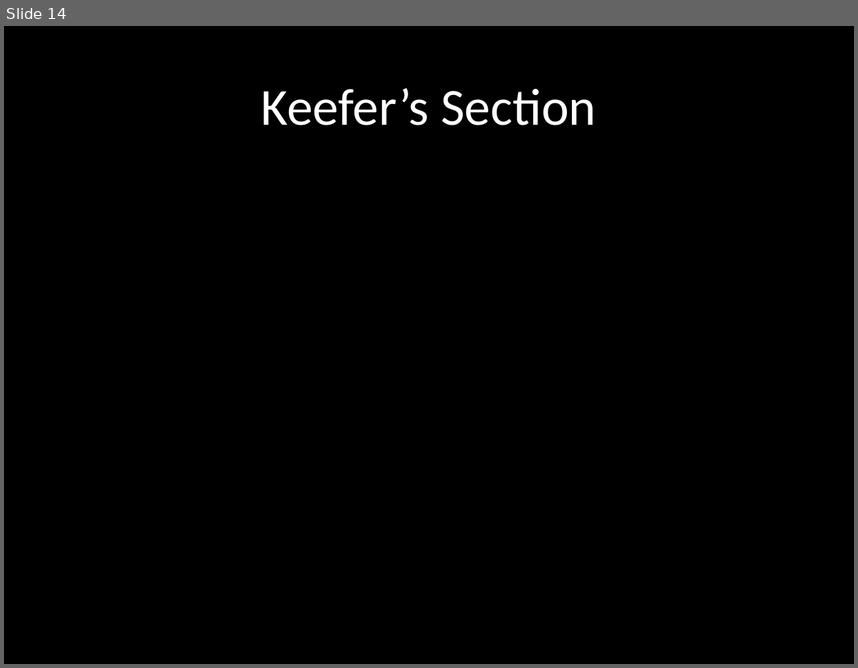
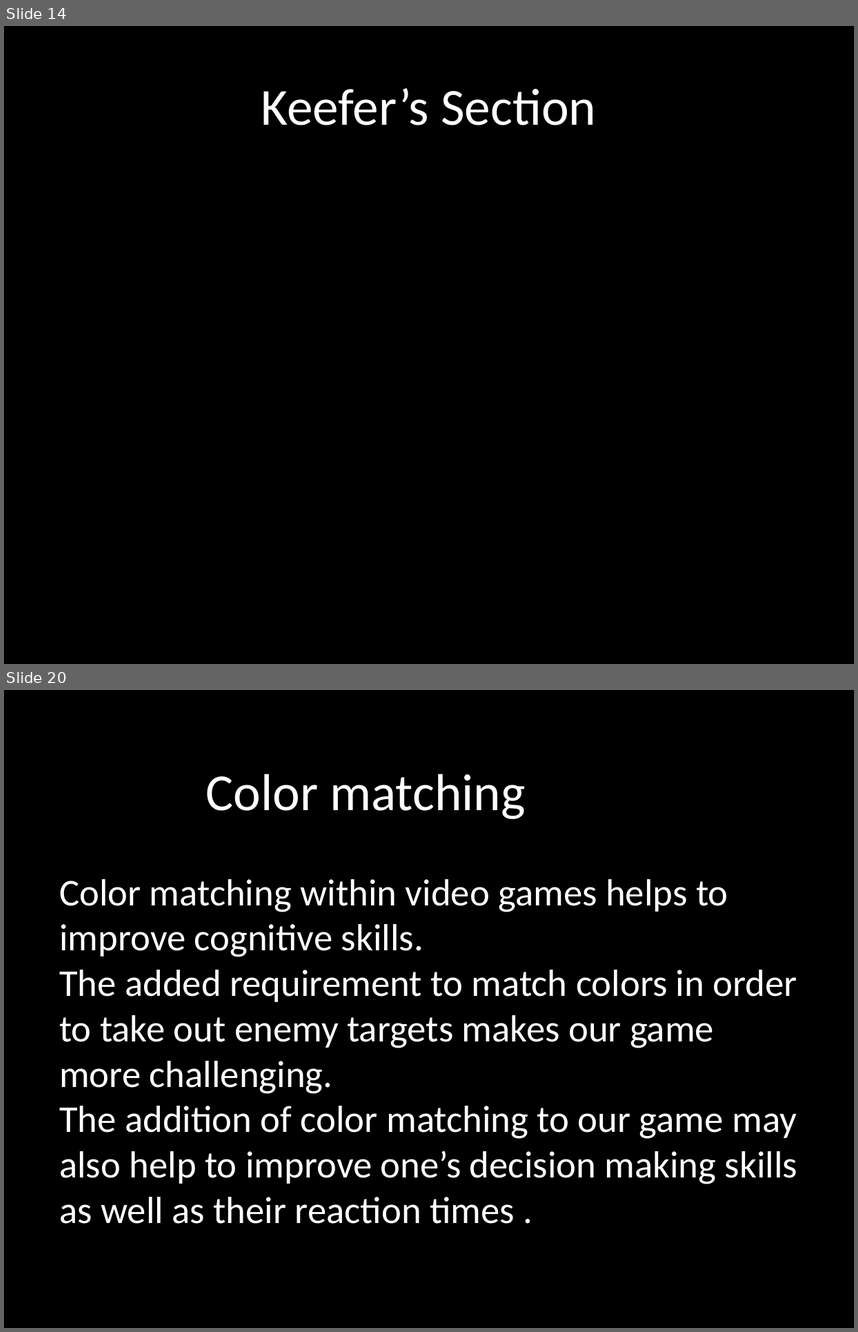
Before and after one commit to terrencepreilly/CPS410, a slide deck: final_presentation/Presentation.pptx. Shown one above the other, each under a label of ours: slide 14 before the commit, slides 14 and 20 after it; the slides between them are not shown. The pictures are 858x668 and 858x1332 pixels, drawn with LibreOffice and Linux fonts; fonts in the diff are those of the drawing. Boxes give left, top, right and bottom in pixels: in the first picture for what was removed or moved away, otherwise in the second. Text is boxed around its words. In the diff, an @@ line names an element or a change of style, - is before the commit and + after.

```diff
--- a/final_presentation/Presentation.pptx
+++ b/final_presentation/Presentation.pptx
@@ slide 20 added at [4, 690, 854, 1328], background #000000 @@
@@ title added at [206, 773, 526, 819], 44 pt, text #FFFFFF @@
+Color matching
@@ text added at [59, 879, 797, 1223], 32 pt, text #FFFFFF @@
+Color matching within video games helps to improve cognitive skills.
+The added requirement to match colors in order to take out enemy targets makes our game more challenging.
+The addition of color matching to our game may also help to improve one’s decision making skills as well as their reaction times .
```
Also in this commit, not shown: 3 other slides added, 4 slides removed, 1 other file.
